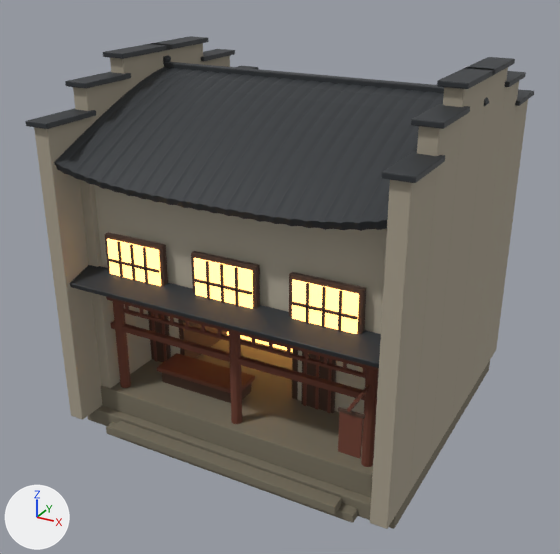
An edit to the glTF model whale-frontend/platform-apps/whale-showcase/public/assets/house_shop.glb, drawn before and after from the same camera.
One viewpoint serves both versions: a camera (50 mm lens) standing at (7.15, -13.93, 9.85) and looking at (-0.22, -0.54, 3.15). Arrows for +X, +Y and +Z are at lower left; the lights stay in place. The older version comes first. Vertices at exactly the same position are counted once.

The older version as bpy lines, for what is in view:
```python
me_cube = bpy.data.meshes.new('Cube')
me_cube.from_pydata(...)  # 6276 vertices, 12112 faces; spans x -3.74..3.74, y -3.78..3.78, z -0.18..7.54
# faces by material slot: [864, 432, 1112, 1512, 6904, 880, 408]
me_cube.materials.append(mat_stonebase)  # dark yellow #77705f
me_cube.materials.append(mat_plaster)  # grey #b6ae9c
me_cube.materials.append(mat_wooddark)  # brown #4a3327
me_cube.materials.append(mat_plasterback)  # beige #a79e8c
me_cube.materials.append(mat_tile)  # dark grey #2b2f33
me_cube.materials.append(mat_woodred)  # brown #6b3a2a
me_cube.materials.append(mat_paper)  # beige #e8c98a, glowing orange #ffb964
ob_house_shop = bpy.data.objects.new('house_shop', me_cube)
ob_house_shop.location = (0.0, 0.0, 0.18)
```
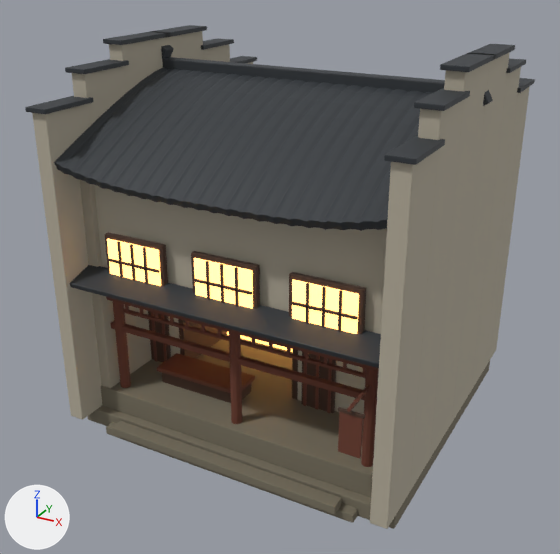
The change, as a diff of the scene's bpy script:
```diff
--- a/whale-frontend/platform-apps/whale-showcase/public/assets/house_shop.glb.py
+++ b/whale-frontend/platform-apps/whale-showcase/public/assets/house_shop.glb.py
@@ me_cube @@
-me_cube.from_pydata(...)  # 6276 vertices, 12112 faces; spans x -3.74..3.74, y -3.78..3.78, z -0.18..7.54
+me_cube.from_pydata(...)  # 6276 vertices, 12112 faces; spans x -3.74..3.74, y -3.76..3.76, z -0.18..7.79
+# me_cube part 1: the loose piece of 56 vertices spanning x -3.51..3.51, y -0.1..0.1, z 6.84..7.18 is scaled about its middle by (1, 1.45, 1.38), then moved by (0.0, 0.0, 0.03)
+# me_cube part 2: the loose piece of 56 vertices spanning x -3.7..-3.24, y -0.11..0.11, z 6.83..7.38 is multiplied about its middle by the matrix ((1.085, 0.0, 0.155), (0.0, 1.444, 0.0), (0.155, 0.0, 1.284)), then moved by (0.0, 0.0, 0.11)
+# me_cube part 3: the loose piece of 56 vertices spanning x 3.24..3.7, y -0.11..0.11, z 6.83..7.38 is multiplied about its middle by the matrix ((1.085, 0.0, -0.155), (0.0, 1.444, 0.0), (-0.155, 0.0, 1.284)), then moved by (0.0, 0.0, 0.11)
+# me_cube part 4: the loose piece of 56 vertices spanning x 3.22..3.74, y -0.11..1.53, z 7.44..7.54 is scaled about its middle by (0.927, 0.977, 0.918), then moved by (0.0, 0.0, 0.26)
+# me_cube part 5: the loose piece of 56 vertices spanning x 3.22..3.74, y -1.53..0.11, z 7.44..7.54 is scaled about its middle by (0.927, 0.977, 0.918), then moved by (0.0, 0.0, 0.26)
+# me_cube part 6: the loose piece of 56 vertices spanning x 3.22..3.74, y 1.31..2.67, z 7.03..7.13 is scaled about its middle by (0.927, 0.973, 0.918), then moved by (0.0, 0.0, 0.26)
+# me_cube part 7: the loose piece of 56 vertices spanning x 3.22..3.74, y -2.67..-1.31, z 7.03..7.13 is scaled about its middle by (0.927, 0.973, 0.918), then moved by (0.0, 0.0, 0.26)
+# me_cube part 8: the loose piece of 56 vertices spanning x 3.22..3.74, y 2.45..3.78, z 6.48..6.58 is scaled about its middle by (0.927, 0.972, 0.918), then moved by (0.0, 0.0, 0.26)
+# me_cube part 9: the loose piece of 56 vertices spanning x 3.22..3.74, y -3.78..-2.45, z 6.48..6.58 is scaled about its middle by (0.927, 0.972, 0.918), then moved by (0.0, 0.0, 0.26)
+# me_cube part 10: the loose piece of 56 vertices spanning x -3.74..-3.22, y -0.11..1.53, z 7.44..7.54 is scaled about its middle by (0.927, 0.977, 0.918), then moved by (0.0, 0.0, 0.26)
+# me_cube part 11: the loose piece of 56 vertices spanning x -3.74..-3.22, y -1.53..0.11, z 7.44..7.54 is scaled about its middle by (0.927, 0.977, 0.918), then moved by (0.0, 0.0, 0.26)
+# me_cube part 12: the loose piece of 56 vertices spanning x -3.74..-3.22, y 1.31..2.67, z 7.03..7.13 is scaled about its middle by (0.927, 0.973, 0.918), then moved by (0.0, 0.0, 0.26)
+# me_cube part 13: the loose piece of 56 vertices spanning x -3.74..-3.22, y -2.67..-1.31, z 7.03..7.13 is scaled about its middle by (0.927, 0.973, 0.918), then moved by (0.0, 0.0, 0.26)
+# me_cube part 14: the loose piece of 56 vertices spanning x -3.74..-3.22, y 2.45..3.78, z 6.48..6.58 is scaled about its middle by (0.927, 0.972, 0.918), then moved by (0.0, 0.0, 0.26)
+# me_cube part 15: the loose piece of 56 vertices spanning x -3.74..-3.22, y -3.78..-2.45, z 6.48..6.58 is scaled about its middle by (0.927, 0.972, 0.918), then moved by (0.0, 0.0, 0.26)
+# me_cube part 16: 168 vertices moved from x 3.31..3.65, y -3.68..3.68, z 6.46..7.44 to x 3.31..3.65, y -3.68..3.68, z 6.72..7.7
+# me_cube part 17: 168 vertices moved from x -3.65..-3.31, y -3.68..3.68, z 6.46..7.44 to x -3.65..-3.31, y -3.68..3.68, z 6.72..7.7
+# me_cube part 18: 1296 faces spanning x -3.65..3.65, y -3.68..3.68, z 0.18..7.7 switch from mat_plasterback (beige #a79e8c) to mat_plaster (grey #b6ae9c)
 me_cube.materials.append(mat_stonebase)
```

Where the change shows, as pixel boxes (x1, y1, x2, y2) in the pictures (560 x 554 px; the box of a moved part takes in the faces that stretch with it):
'house_shop', reshaped: before (26, 36, 534, 529); after (25, 25, 535, 529)
part 1 of me_cube, moved or reshaped: before (164, 62, 444, 94); after (162, 57, 445, 93)
part 2 of me_cube, moved or reshaped (mostly hidden): before (163, 55, 171, 64); after (161, 45, 174, 59)
part 3 of me_cube, moved or reshaped (mostly hidden): before (484, 97, 489, 106); after (483, 90, 493, 106)
part 4 of me_cube, moved or reshaped: before (468, 57, 515, 74); after (470, 44, 515, 60)
part 5 of me_cube, moved or reshaped: before (437, 67, 495, 89); after (440, 52, 495, 72)
part 6 of me_cube, moved or reshaped: before (505, 71, 526, 87); after (506, 58, 526, 73)
part 7 of me_cube, moved or reshaped: before (411, 104, 470, 129); after (414, 89, 470, 111)
part 8 of me_cube, moved or reshaped: before (515, 89, 534, 106); after (517, 78, 535, 93)
part 9 of me_cube, moved or reshaped: before (382, 152, 445, 183); after (384, 136, 445, 165)
part 10 of me_cube, moved or reshaped: before (156, 36, 209, 50); after (156, 25, 207, 37)
part 11 of me_cube, moved or reshaped: before (103, 43, 172, 59); after (103, 31, 170, 45)
part 12 of me_cube, moved or reshaped: before (201, 49, 235, 61); after (201, 38, 234, 50)
part 13 of me_cube, moved or reshaped: before (65, 72, 131, 88); after (65, 59, 129, 74)
part 14 of me_cube, moved or reshaped: before (237, 66, 258, 69); after (230, 56, 257, 63)
part 15 of me_cube, moved or reshaped: before (26, 108, 96, 129); after (25, 96, 94, 114)
part 16 of me_cube, moved or reshaped: before (370, 67, 528, 528); after (370, 52, 530, 528)
part 17 of me_cube, moved or reshaped: before (34, 43, 230, 419); after (32, 31, 253, 419)
part 18 of me_cube, edited (looks the same): (34, 43, 528, 529) in both
